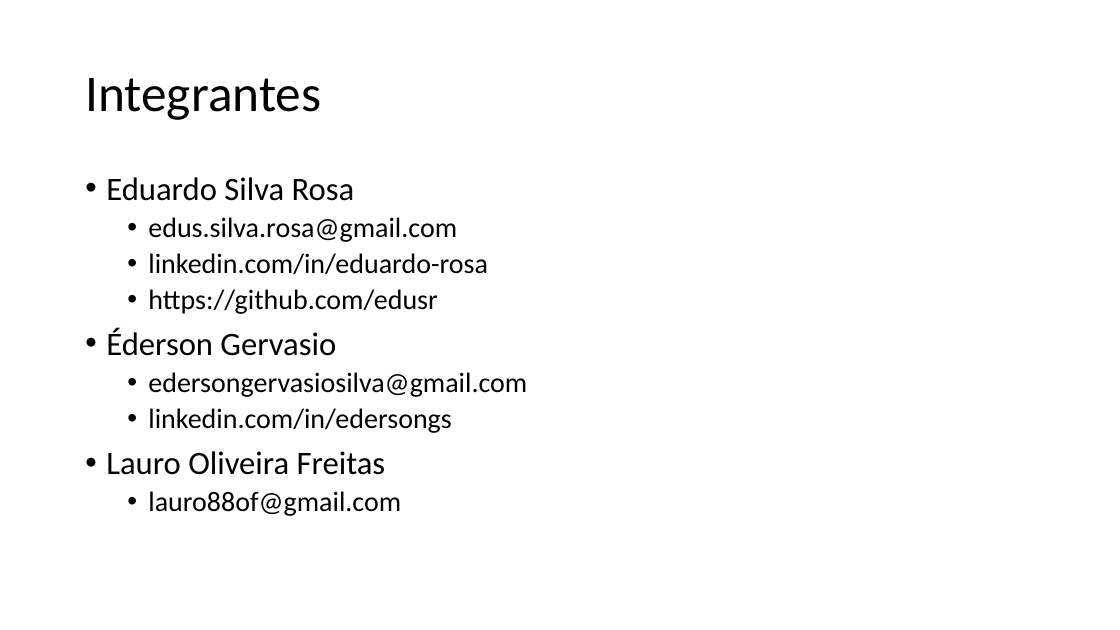
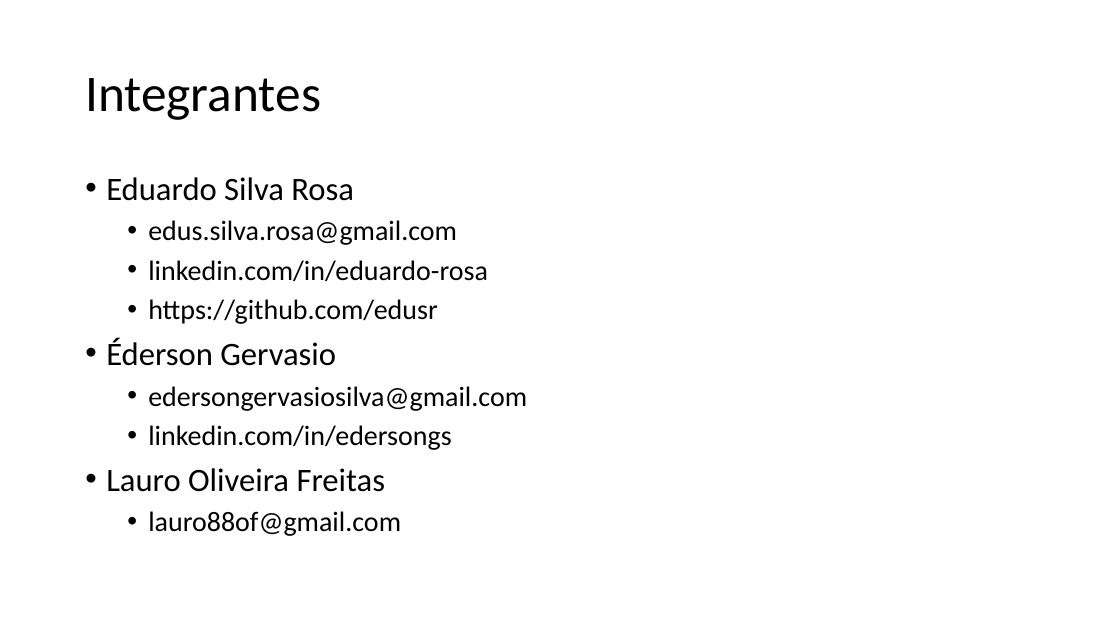
Before and after one commit to edersongs/Hackathon-VLI, a slide deck: slide 4 of doc/Jerimum.pptx. Drawn at 1120x630 pixels with LibreOffice and Linux fonts; fonts in the diff are those of the drawing. Boxes give left, top, right and bottom in pixels: in the first picture for what was removed or moved away, otherwise in the second. Text is boxed around its words. In the diff, an @@ line names an element or a change of style, - is before the commit and + after.

```diff
--- a/doc/Jerimum.pptx
+++ b/doc/Jerimum.pptx
@@ text "Eduardo Silva Rosa" at box(106, 177, 527, 536): line spacing 0.9 to 1 @@
```
Also in this commit, not shown: 2 other slides changed, 1 other file.
